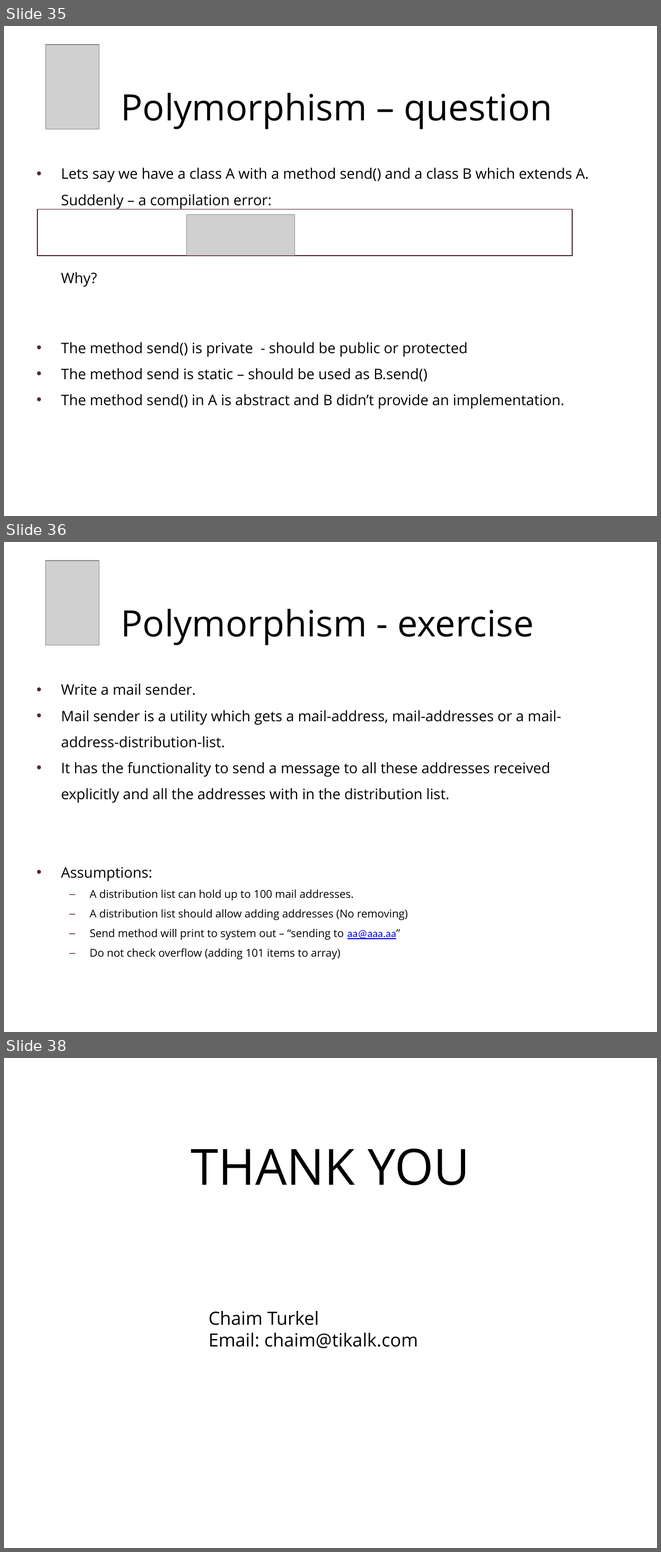
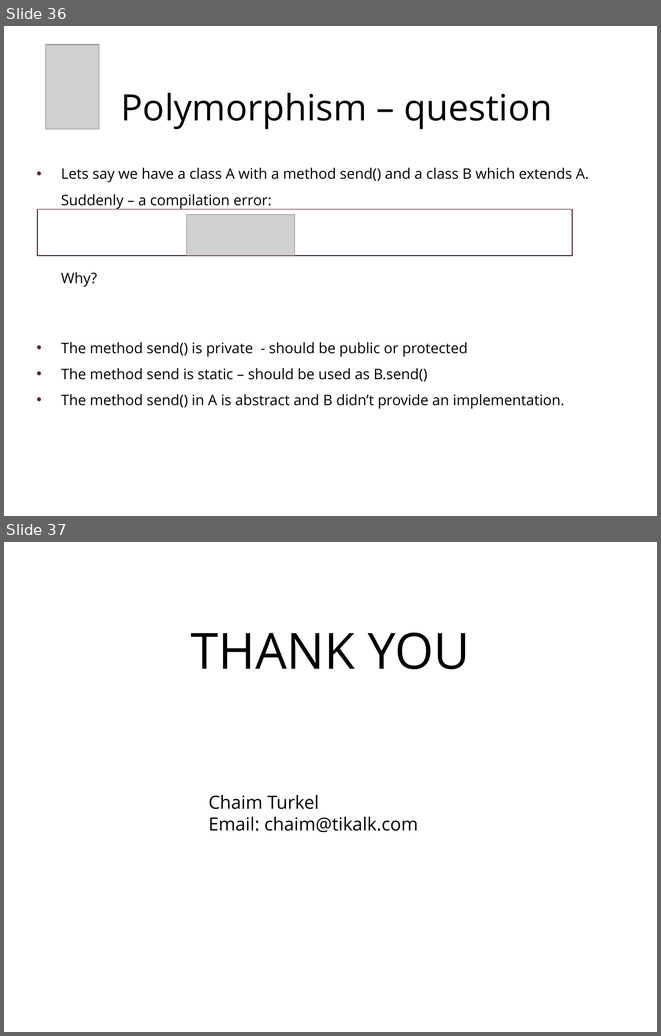
Before and after one commit to chaimt/Tikal-Java-RoadMap, a slide deck: Presentations/1b - Inheritance.pptx. Shown one above the other, each under a label of ours: slides 35, 36 and 38 before the commit, slides 36 and 37 after it; the slides between them are not shown. The pictures are 661x1552 and 661x1036 pixels, drawn with LibreOffice and Linux fonts; fonts in the diff are those of the drawing; grey boxes stand for pictures; background and template pictures are left out. Boxes give left, top, right and bottom in pixels: in the first picture for what was removed or moved away, otherwise in the second. Text is boxed around its words. In the diff, an @@ line names an element or a change of style, - is before the commit and + after.

```diff
--- a/Presentations/1b - Inheritance.pptx
+++ b/Presentations/1b - Inheritance.pptx
@@ slide 36 removed at (x1=4, y1=542, x2=657, y2=1032), background picture (left out) @@
@@ picture removed at (x1=46, y1=560, x2=99, y2=645) @@
@@ title removed at (x1=121, y1=609, x2=533, y2=645) @@
-Polymorphism - exercise
@@ text removed at (x1=61, y1=684, x2=561, y2=959) @@
-• Write a mail sender.
-• Mail sender is a utility which gets a mail-address, mail-addresses or a mail-address-distribution-list.
-• It has the functionality to send a message to all these addresses received explicitly and all the addresses with in the distribution list.
-• Assumptions:
-  – A distribution list can hold up to 100 mail addresses.
-  – A distribution list should allow adding addresses (No removing)
-  – Send method will print to system out – “sending to aa@aaa.aa”
-  – Do not check overflow (adding 101 items to array)
@@ what was slide 35 is now slide 36 @@
@@ what was slide 38 is now slide 37 @@
```
Also in this commit, not shown: 5 slides changed, 1 slide added, 1 other slide removed, 1 other file.
